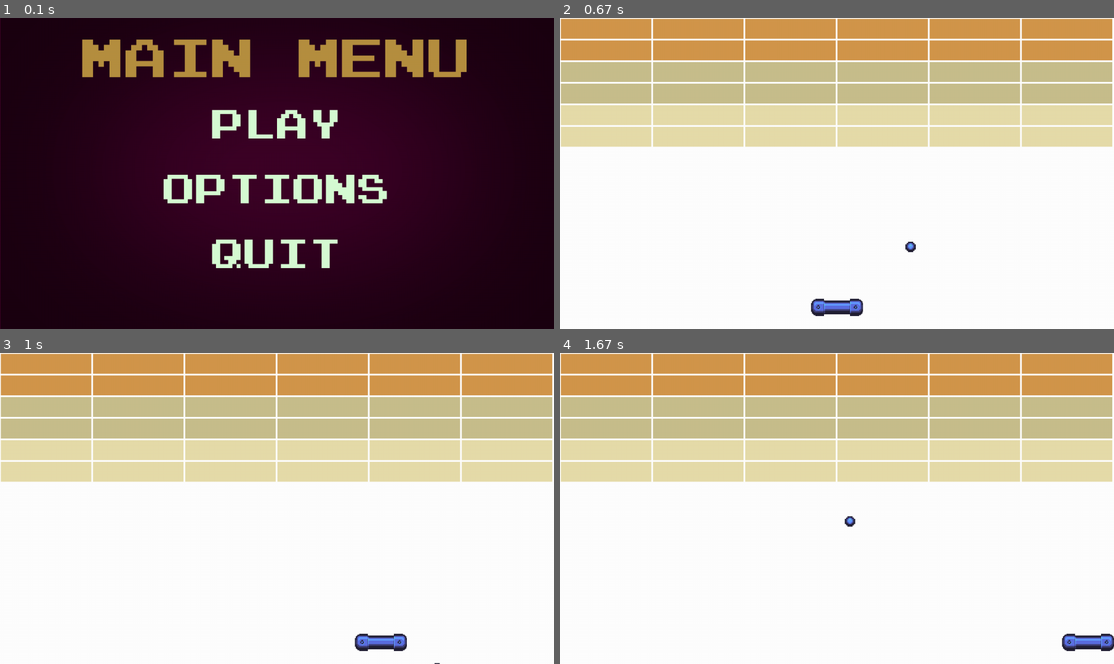
Above: before the commit, frames 1-4 (two rows, left to right).
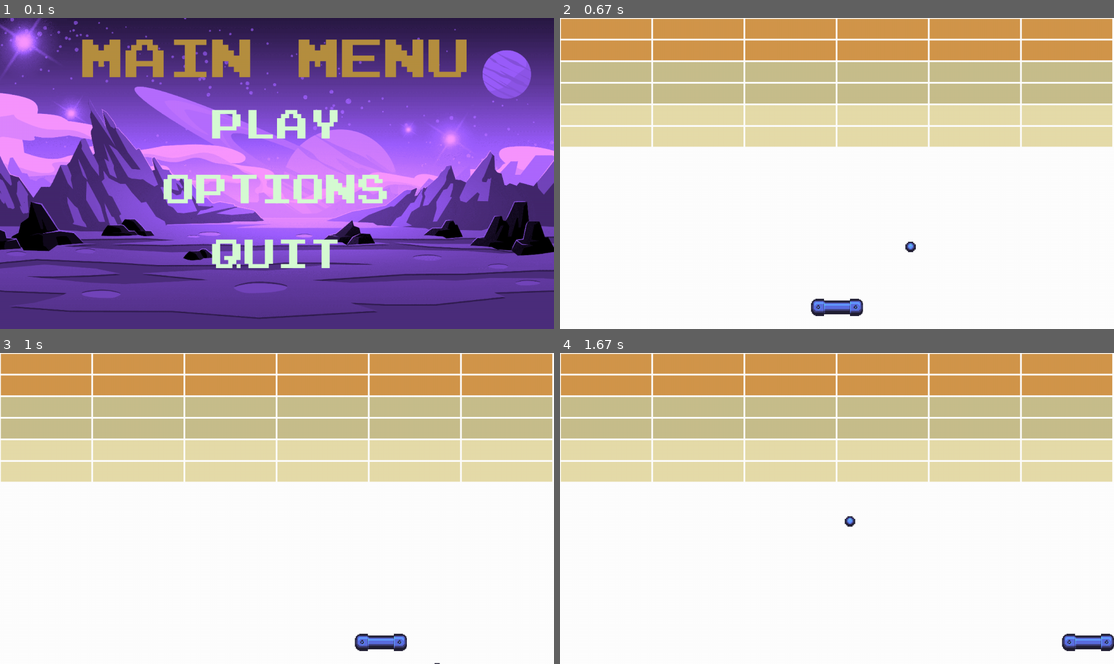
Above: after the commit, the same moments.

Repository: Kings-Crew/Gruppuppgift_pygame_projekt
Game: pygame game, started from main_menu_v1.py
Same seed, same stepped clock (60 frames per second), same inputs: the game is played once before the commit and once after it.
Inputs (mouse positions are in pixels of both pictures, inside the frame that each line leads up to):
- Up to frame 1 (0.1 s): no input
- Up to frame 2 (0.67 s): click "PLAY" at 0.38 s
- Up to frame 3 (1 s): hold Right from 0.67 s (still down); move the mouse to (254, 520) at 0.7 s
- Up to frame 4 (1.67 s): release Right at 1.13 s; hold Right 1.17-1.63 s

The runs differ from the first frame. In frame 1, 91% of the frame differs, in the area x 0-100%, y 0-100%; in frame 2, nothing differs; in frame 3, nothing differs; in frame 4, nothing differs.

Commit message:
Lagt in musik i bakgrunden, ändrade bakgrundsbild i menyn. Jag har även lagt in en ny mapp med ljud och musik.

Diff:
--- a/main.py
+++ b/main.py
@@ -12,7 +12,9 @@
 screen = pygame.display.set_mode((WIDTH,HEIGHT))
 clock = pygame.time.Clock()
 all_sprites = pygame.sprite.Group()#a group that holds all sprites,
-#img_folder = os.path.join('assets\images')#path to image folder, saved as a variabel
+img_folder = os.path.join('assets\images')#path to image folder, saved as a variabel
+
+
 
 
 #block colours
@@ -75,8 +77,12 @@
                 pygame.draw.rect(screen, WHITE, (block[0]), 2)
 
 
+
 def draw_window():#fills the screen with color white and updates the screen
-    screen.fill((WHITE))
+     screen.fill((WHITE))
+
+
+
 
 class board(pygame.sprite.Sprite):
     def __init__(self):
--- a/main_menu_v1.py
+++ b/main_menu_v1.py
@@ -1,14 +1,24 @@
+from lib2to3.pgen2 import pgen
 import pygame
 import sys
 from button_v1 import Button
 from main import Main
 pygame.init()
+from pygame.locals import *
+from pygame import mixer
 
 # Längst upp i vänstra hörnet i spelfönstret kommer det stå: Menu
 SCREEN = pygame.display.set_mode((1280, 720))
 pygame.display.set_caption("DashLack Breakout")
 
-BG = pygame.image.load("assets/Background.png")
+# Backgrundsbild i menu
+BG = pygame.image.load("assets/spacedessert_bg_menu.png")
+BG = pygame.transform.scale(BG, (1280,720))
+
+# Musik i backgrunden
+mixer.init()
+mixer.music.load('assets/music/bensound-summer_mp3_music.mp3')
+mixer.music.play()
 
 
 def get_font(size):  # Returnerar tryck-på-start sekvensen i önskad storlek
@@ -41,6 +51,8 @@
                     main_menu()
 
         pygame.display.update()
+
+
 
 
 def options():
@@ -100,6 +112,7 @@
             if event.type == pygame.MOUSEBUTTONDOWN:
                 if PLAY_BUTTON.checkForInput(MENU_MOUSE_POS):
                     Main.main()
+                    mixer.quit()
                 if OPTIONS_BUTTON.checkForInput(MENU_MOUSE_POS):
                     options()
                 if QUIT_BUTTON.checkForInput(MENU_MOUSE_POS):
@@ -108,5 +121,4 @@
 
         pygame.display.update()
 
-
 main_menu()
Binary file added: assets/spacedessert_bg_game.png
Binary file added: assets/spacedessert_bg_menu.png
Not shown, added: assets/music/.DS_Store
Not shown, added: assets/music/balls_touching.wav
Not shown, added: assets/music/bensound-summer_mp3_music.mp3
Not shown, added: assets/music/sound_select.wav
